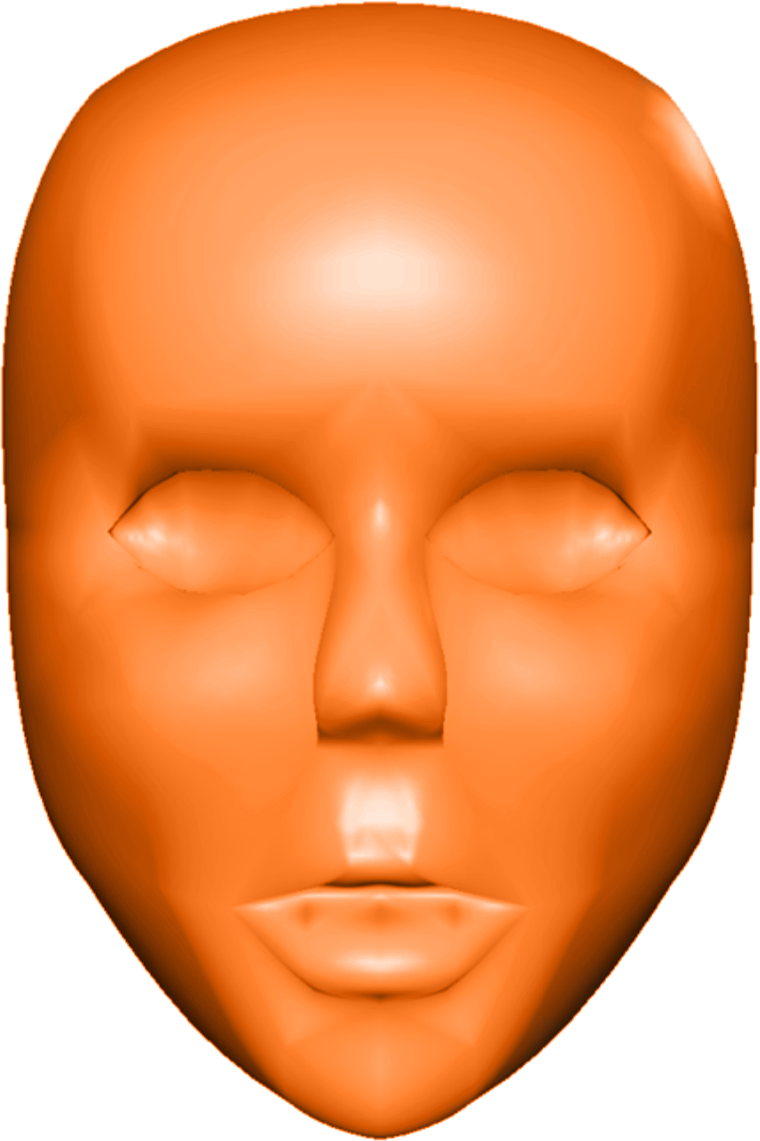
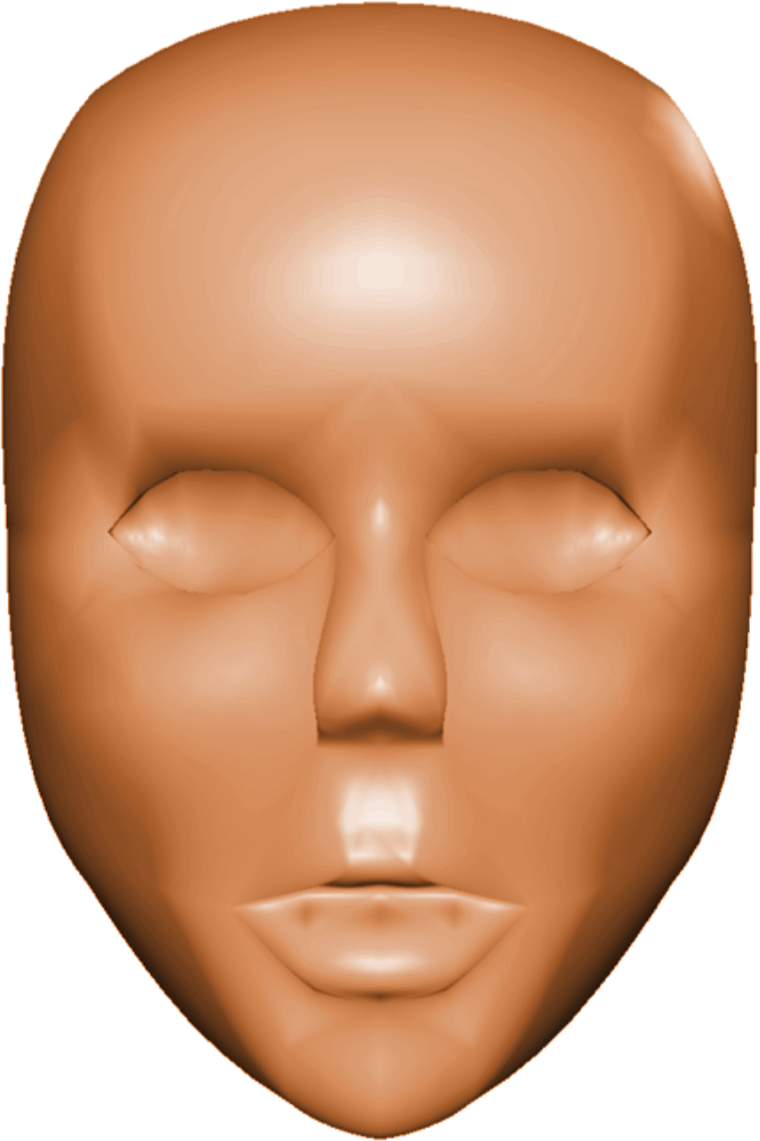
Two versions of the same layered image (760px x 1141px). Layer-by-layer changes:
pixels changed over [0, 1, 759, 1141] (layer not identified)
